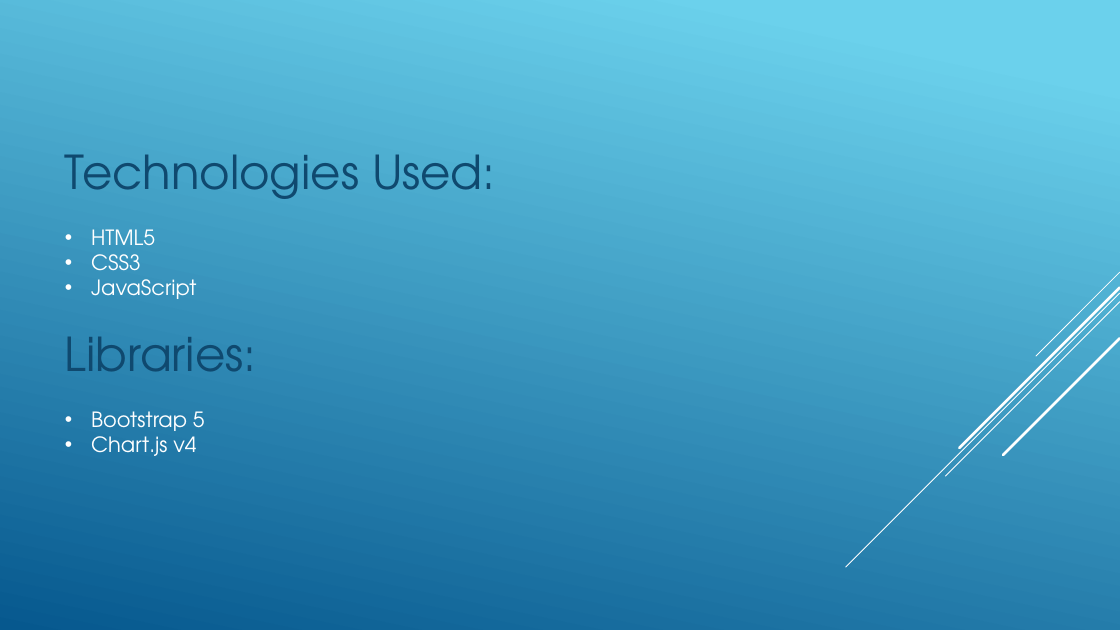
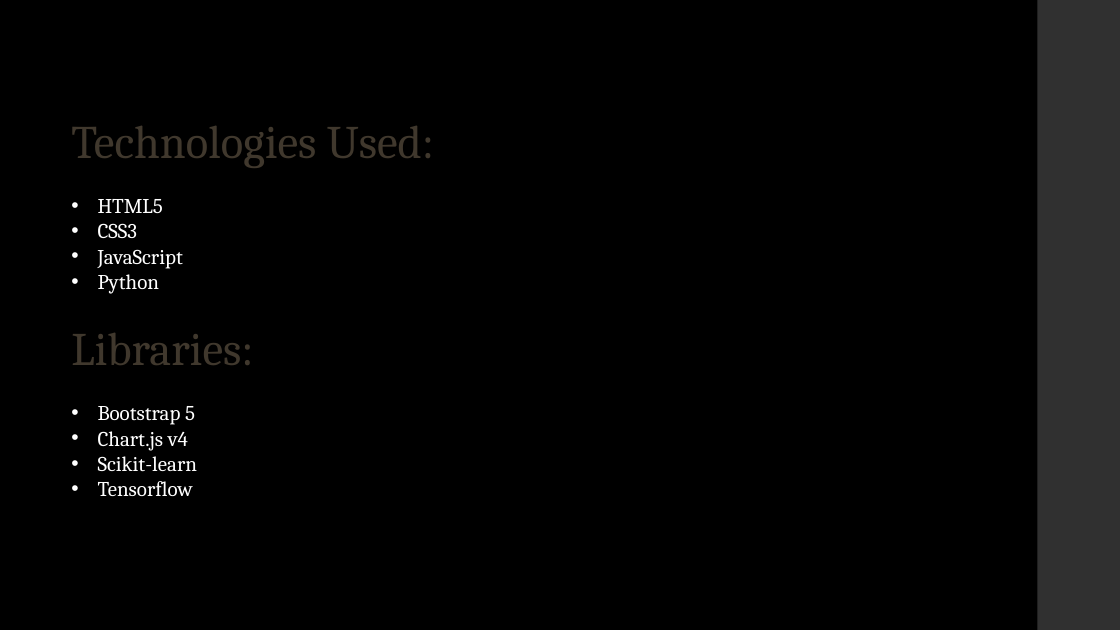
Before and after one commit to jrv1302/AirAware, a slide deck: slide 4 of Project Presentation.pptx. Drawn at 1120x630 pixels with LibreOffice and Linux fonts; fonts in the diff are those of the drawing. Boxes give left, top, right and bottom in pixels: in the first picture for what was removed or moved away, otherwise in the second. Text is boxed around its words. In the diff, an @@ line names an element or a change of style, - is before the commit and + after.

```diff
--- a/Project Presentation.pptx
+++ b/Project Presentation.pptx
@@ background gradient #6ED2EB to #06588E to #000000 @@
@@ rectangle added at [1038,0,1120,630], fill #303030 @@
@@ text "Technologies Used:": place and size @@
-text "Technologies Used:" at [65,154,496,456]
+text "Technologies Used:" at [71,126,434,496]
@@ text at [71,126,434,451]: font TeX Gyre Adventor to Cambria in "Technologies Used:", "HTML5", "CSS3", "JavaScript" and 3 more places; text colour #0F496F to #40382D in "Technologies Used:", "Libraries:" @@
@@ text at [98,274,160,294]: paragraph added @@
+• Python
@@ group removed at [846,272,1120,567]: 5 lines @@
@@ text at [98,456,198,496]: paragraphs added @@
+• Scikit-learn
+• Tensorflow
```
Also in this commit, not shown: 5 other slides changed, 2 slides added, 3 slides removed, 1 other file.
